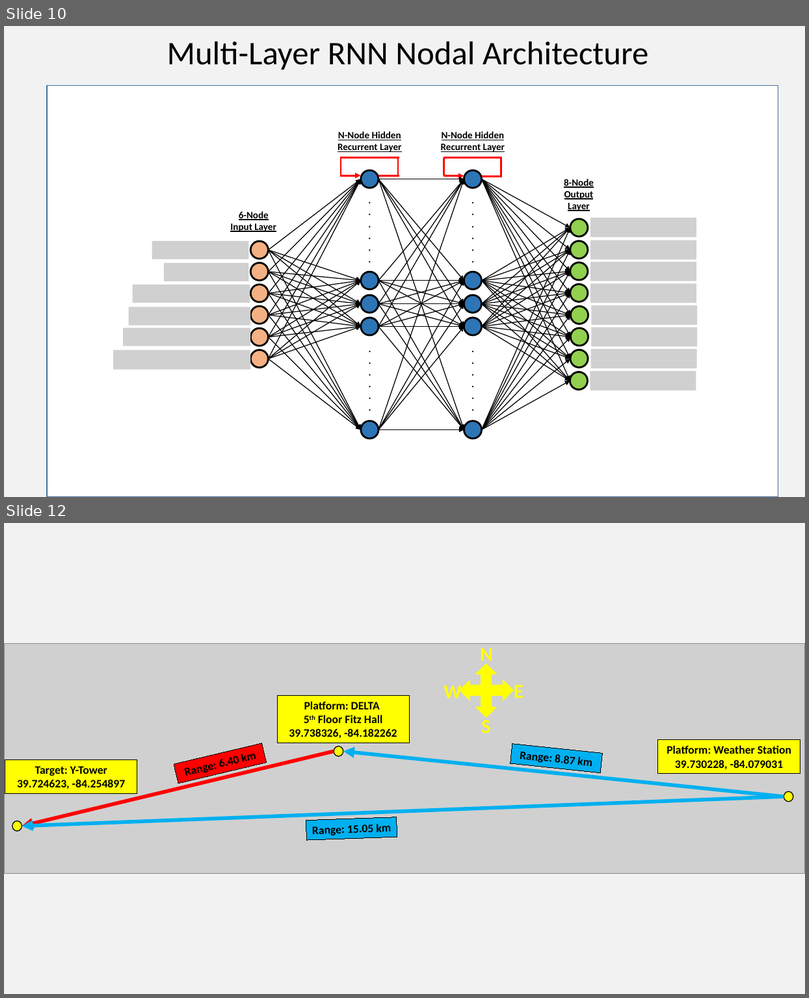
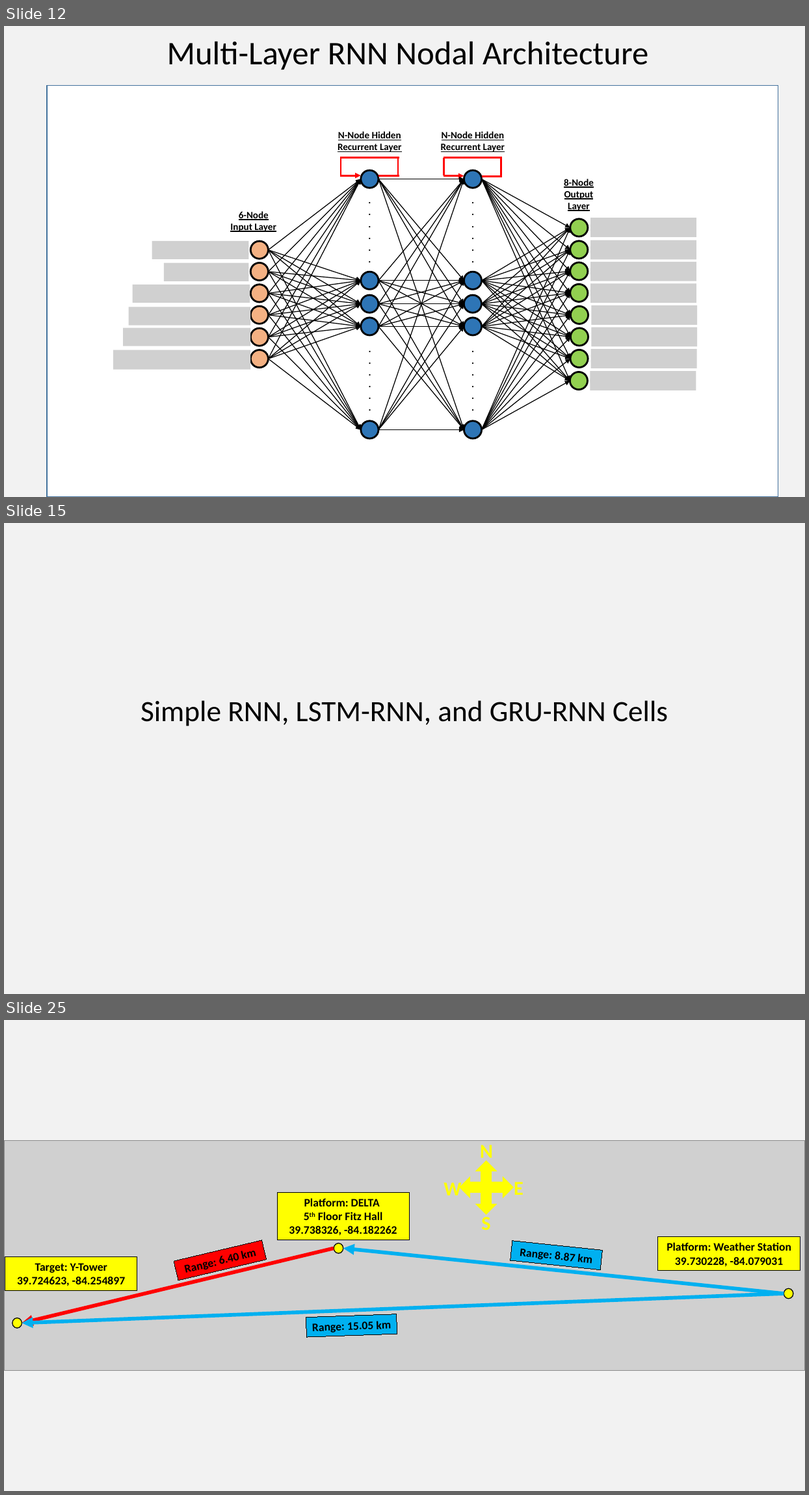
Before and after one commit to mgrose31/cn2_forecast, a slide deck: thesis_manuscript/Manuscript Figures.pptx. Shown one above the other, each under a label of ours: slides 10 and 12 before the commit, slides 12, 15 and 25 after it; the slides between them are not shown. The pictures are 809x998 and 809x1495 pixels, drawn with LibreOffice and Linux fonts; fonts in the diff are those of the drawing; grey boxes stand for pictures. Boxes give left, top, right and bottom in pixels: in the first picture for what was removed or moved away, otherwise in the second. Text is boxed around its words. In the diff, an @@ line names an element or a change of style, - is before the commit and + after.

```diff
--- a/thesis_manuscript/Manuscript Figures.pptx
+++ b/thesis_manuscript/Manuscript Figures.pptx
@@ slide 15 added at (4,523,805,994), background #F2F2F2 @@
@@ title added at (140,700,668,726), 36 pt, text #000000 @@
+Simple RNN, LSTM-RNN, and GRU-RNN Cells
@@ what was slide 10 is now slide 12 @@
@@ what was slide 12 is now slide 25 @@
```
Also in this commit, not shown: 5 slides changed, 12 other slides added, 15 other files.
